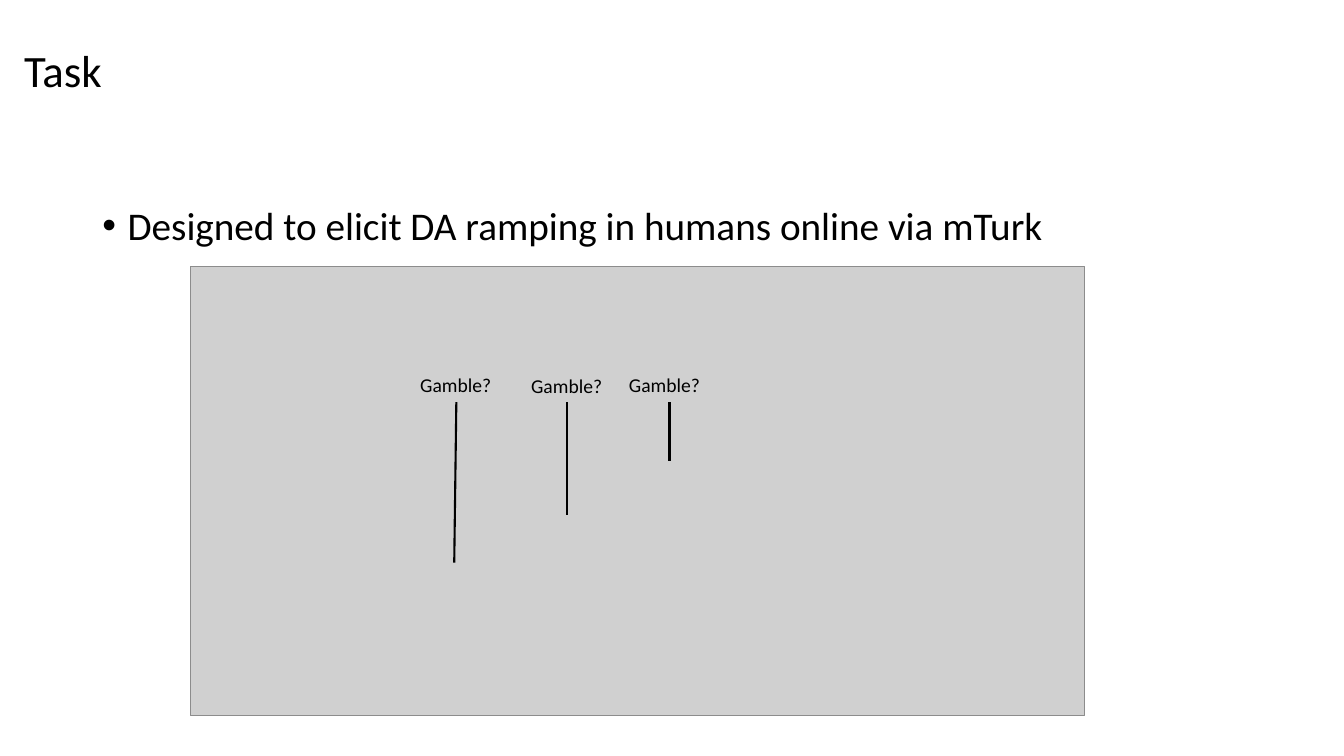
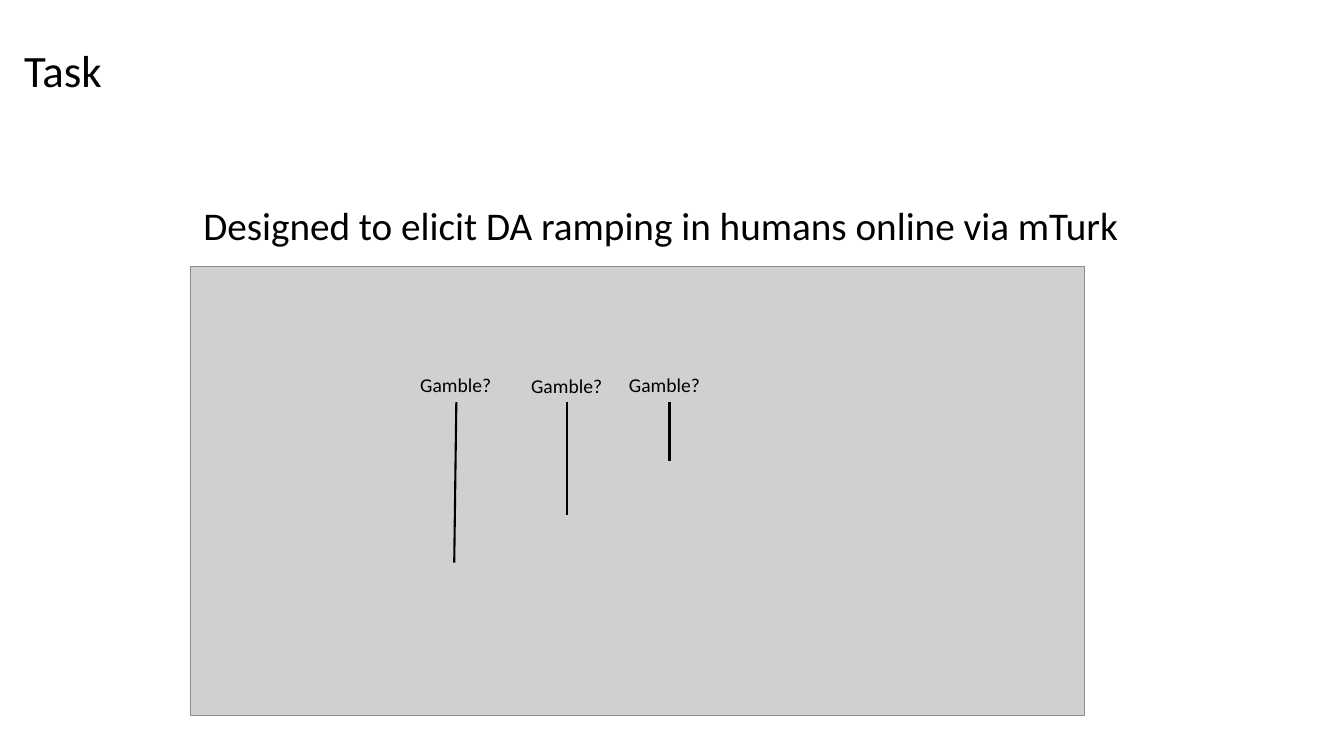
Before and after one commit to gpagnier/rampAnalysis, a slide deck: slide 9 of BortonLabMeeting12.7.pptx. Drawn at 1344x756 pixels with LibreOffice and Linux fonts; fonts in the diff are those of the drawing; grey boxes stand for pictures. Boxes give left, top, right and bottom in pixels: in the first picture for what was removed or moved away, otherwise in the second. Text is boxed around its words. In the diff, an @@ line names an element or a change of style, - is before the commit and + after.

```diff
--- a/BortonLabMeeting12.7.pptx
+++ b/BortonLabMeeting12.7.pptx
@@ text "Designed to elicit DA ramping ..." at [203, 212, 1118, 247]: bullet • to none @@
```
Also in this commit, not shown: 6 other slides changed, 3 slides added, 2 slides removed.
